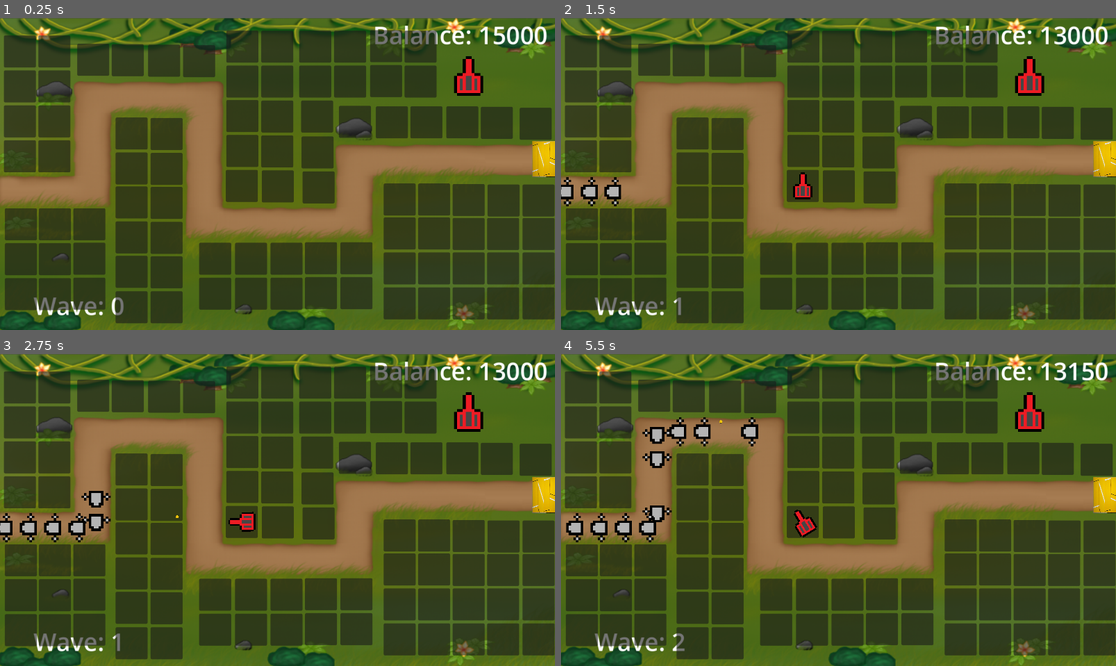
Above: before the commit, frames 1-4 (two rows, left to right).
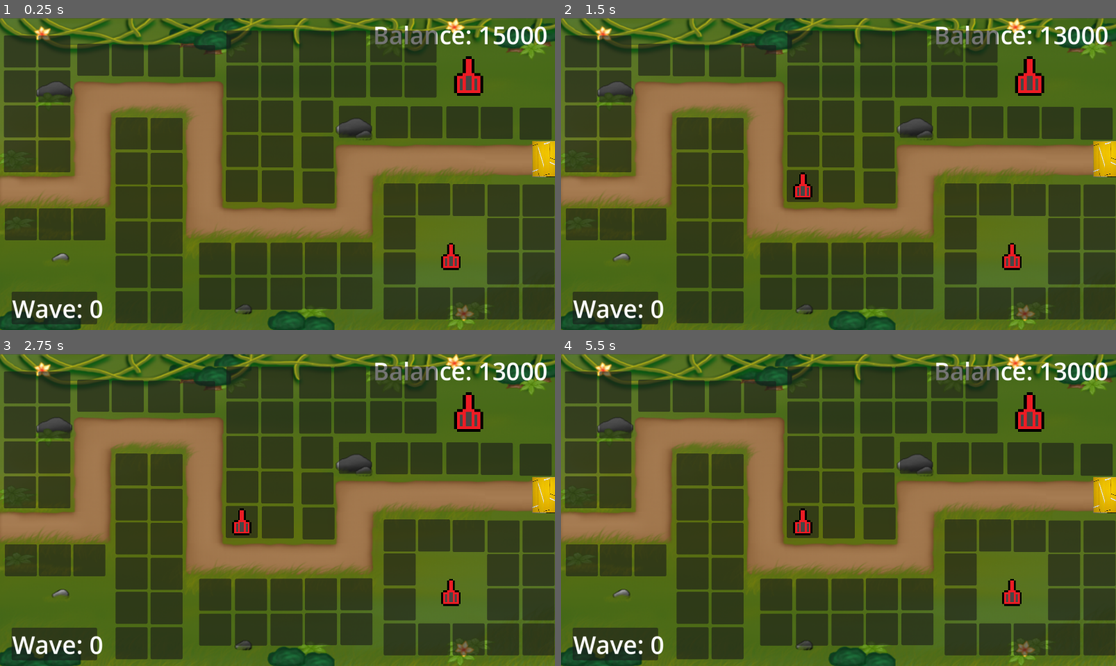
Above: after the commit, the same moments.

Repository: atknony/telemahoss
Game: Godot game, scene res://Scenes/Game.tscn
Same seed, same stepped clock (60 frames per second), same inputs: the game is played once before the commit and once after it.
Inputs (mouse positions are in pixels of both pictures, inside the frame that each line leads up to):
- Up to frame 1 (0.25 s): no input
- Up to frame 2 (1.5 s): tap Enter at 0.5 s; move the mouse to (1027, 77) at 0.52 s; tap W (NextWave) at 0.6, 1.35 s; click (1027, 77) at 0.67 s; move the mouse to (805, 186) at 1.27 s; click (805, 186) at 1.42 s
- Up to frame 3 (2.75 s): move the mouse to (277, 522) at 2.02 s; tap W (NextWave) at 2.1 s; click (277, 522) at 2.17 s
- Up to frame 4 (5.5 s): move the mouse to (877, 488) at 2.77 s; tap W (NextWave) every 0.75 s from 2.85 to 5.1 s; click (877, 488) at 2.92 s; move the mouse to (877, 453) at 3.52 s; click (877, 453) at 3.67 s; move the mouse to (877, 522) at 4.27 s; click (877, 522) at 4.42 s; move the mouse to (960, 534) at 5.02 s; click (960, 534) at 5.17 s

The runs differ from the first frame. In frame 1, 6.2% of the frame differs, in the area x 0-88%, y 63-99%; in frame 2, 6.6%; in frame 3, 7.4%; in frame 4, 8.3%, in the area x 0-97%, y 2-99%.

Commit message:
Next wave Tuşu ve turret upgrade

Diff:
--- a/Scenes/Game.tscn
+++ b/Scenes/Game.tscn
@@ -89,13 +89,6 @@
 [node name="CollisionShape2D8" type="CollisionShape2D" parent="Walls"]
 position = Vector2(114.75, 443)
 shape = SubResource("RectangleShape2D_71axn")
-
-[node name="Wave" type="Label" parent="."]
-offset_left = 69.0
-offset_top = 558.0
-offset_right = 409.0
-offset_bottom = 627.0
-theme_override_font_sizes/font_size = 50
 
 [node name="Base" type="Area2D" parent="."]
 
@@ -211,20 +204,6 @@
 offset_bottom = 477.31
 script = ExtResource("8_2irst")
 
-[node name="TurretSlot10" type="Panel" parent="Turret Slots"]
-offset_left = 860.714
-offset_top = 411.31
-offset_right = 926.714
-offset_bottom = 477.31
-script = ExtResource("8_2irst")
-
-[node name="TurretSlot11" type="Panel" parent="Turret Slots"]
-offset_left = 932.143
-offset_top = 411.905
-offset_right = 998.143
-offset_bottom = 477.905
-script = ExtResource("8_2irst")
-
 [node name="TurretSlot16" type="Panel" parent="Turret Slots"]
 offset_left = 1002.98
 offset_top = 483.333
@@ -246,20 +225,6 @@
 offset_bottom = 548.738
 script = ExtResource("8_2irst")
 
-[node name="TurretSlot19" type="Panel" parent="Turret Slots"]
-offset_left = 860.714
-offset_top = 482.738
-offset_right = 926.714
-offset_bottom = 548.738
-script = ExtResource("8_2irst")
-
-[node name="TurretSlot20" type="Panel" parent="Turret Slots"]
-offset_left = 932.143
-offset_top = 483.333
-offset_right = 998.143
-offset_bottom = 549.333
-script = ExtResource("8_2irst")
-
 [node name="TurretSlot21" type="Panel" parent="Turret Slots"]
 offset_left = 1002.98
 offset_top = 555.357
@@ -421,20 +386,6 @@
 offset_bottom = 485.048
 script = ExtResource("8_2irst")
 
-[node name="TurretSlot48" type="Panel" parent="Turret Slots"]
-offset_left = 151.19
-offset_top = 463.095
-offset_right = 217.19
-offset_bottom = 529.095
-script = ExtResource("8_2irst")
-
-[node name="TurretSlot49" type="Panel" parent="Turret Slots"]
-offset_left = 151.19
-offset_top = 535.119
-offset_right = 217.19
-offset_bottom = 601.119
-script = ExtResource("8_2irst")
-
 [node name="TurretSlot50" type="Panel" parent="Turret Slots"]
 offset_left = 151.191
 offset_top = 391.667
@@ -442,20 +393,6 @@
 offset_bottom = 457.667
 script = ExtResource("8_2irst")
 
-[node name="TurretSlot51" type="Panel" parent="Turret Slots"]
-offset_left = 10.119
-offset_top = 463.69
-offset_right = 76.119
-offset_bottom = 529.69
-script = ExtResource("8_2irst")
-
-[node name="TurretSlot52" type="Panel" parent="Turret Slots"]
-offset_left = 10.119
-offset_top = 535.714
-offset_right = 76.119
-offset_bottom = 601.714
-script = ExtResource("8_2irst")
-
 [node name="TurretSlot53" type="Panel" parent="Turret Slots"]
 offset_left = 10.1191
 offset_top = 392.262
@@ -463,20 +400,6 @@
 offset_bottom = 458.262
 script = ExtResource("8_2irst")
 
-[node name="TurretSlot54" type="Panel" parent="Turret Slots"]
-offset_left = 79.7619
-offset_top = 463.69
-offset_right = 145.762
-offset_bottom = 529.69
-script = ExtResource("8_2irst")
-
-[node name="TurretSlot55" type="Panel" parent="Turret Slots"]
-offset_left = 79.7619
-offset_top = 535.714
-offset_right = 145.762
-offset_bottom = 601.714
-script = ExtResource("8_2irst")
-
 [node name="TurretSlot56" type="Panel" parent="Turret Slots"]
 offset_left = 79.7619
 offset_top = 392.262
@@ -750,5 +673,22 @@
 offset_bottom = 246.952
 script = ExtResource("8_2irst")
 
+[node name="Turret" parent="." instance=ExtResource("4_kldst")]
+position = Vector2(928.571, 491.071)
+
+[node name="NextWave" type="Panel" parent="."]
+offset_left = 24.0
+offset_top = 564.0
+offset_right = 200.0
+offset_bottom = 631.0
+
+[node name="Wave" type="Label" parent="."]
+offset_left = 25.0
+offset_top = 564.0
+offset_right = 200.0
+offset_bottom = 633.0
+theme_override_font_sizes/font_size = 50
+
 [connection signal="timeout" from="Enemy_Spawn_Time" to="." method="enemy_spawn"]
 [connection signal="area_shape_entered" from="Base" to="." method="_on_base_area_shape_entered"]
+[connection signal="gui_input" from="NextWave" to="." method="_on_next_wave_gui_input"]
--- a/Scenes/Turret.tscn
+++ b/Scenes/Turret.tscn
@@ -20,4 +20,12 @@
 scale = Vector2(8, 8)
 shape = SubResource("CircleShape2D_8m3st")
 
+[node name="Panel" type="Panel" parent="."]
+z_index = -1000
+offset_left = -5.0
+offset_top = -7.0
+offset_right = 5.0
+offset_bottom = 7.0
+
 [connection signal="area_shape_entered" from="." to="." method="_on_area_shape_entered"]
+[connection signal="gui_input" from="Panel" to="." method="_on_panel_gui_input"]
--- a/Scripts/game.gd
+++ b/Scripts/game.gd
@@ -13,7 +13,7 @@
 
 @onready var wave_level = 0
 @onready var money = 15000
-@onready var base_health = 25
+@onready var base_health = 2500
 
 func _ready() -> void:
 	base.add_to_group("Base")
@@ -21,14 +21,6 @@
 func _process(delta: float) -> void:
 	label.text = "Balance: " + str(money)
 	Wave.text = "Wave: " + str(wave_level)
-	if Input.is_action_just_pressed("NextWave") && wave_started == false:
-		wave_started = true
-		wave_level += 1
-		for i in range(1,wave_level * 7):
-			enemy_spawn()
-			await get_tree().create_timer(0.4).timeout
-			if i == (wave_level * 7 - 1):
-				wave_started = false
 
 func enemy_spawn() -> void:
 	var enemy = enemy_scene.instantiate()
@@ -50,3 +42,14 @@
 
 func select_turret(scene: PackedScene):
 	selected_turret_scene = scene
+
+
+func _on_next_wave_gui_input(event: InputEvent) -> void:
+	if event is InputEventMouseButton and event.pressed and event.button_index == MOUSE_BUTTON_LEFT and  !wave_started:
+		wave_started = true
+		wave_level += 1
+		for i in range(1,wave_level * 7):
+			enemy_spawn()
+			await get_tree().create_timer(0.4).timeout
+			if i == (wave_level * 7 - 1):
+				wave_started = false
--- a/Scripts/turret.gd
+++ b/Scripts/turret.gd
@@ -5,6 +5,7 @@
 
 var enemies_in_range: Array[Area2D] = []
 var fire_timer := 0.0
+@onready var Turret = $"."
 
 func _process(delta):
 	fire_timer -= delta
@@ -41,3 +42,8 @@
 func _on_area_shape_exited(area_rid: RID, area: Area2D, area_shape_index: int, local_shape_index: int) -> void:
 	if area.is_in_group("Enemies"):
 		enemies_in_range.erase(area)
+
+func _on_panel_gui_input(event: InputEvent) -> void:
+	if event is InputEventMouseButton and event.pressed and event.button_index == MOUSE_BUTTON_LEFT:
+		get_parent().upgrade_turret(Turret)
+		get_parent().money -= 500
